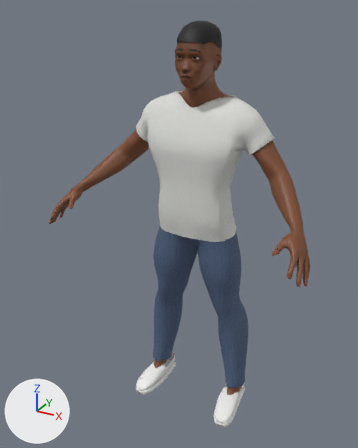
The glTF model client/public/assets/characters/prototype/awd_male_prototype_lod0.glb, before and after one commit.
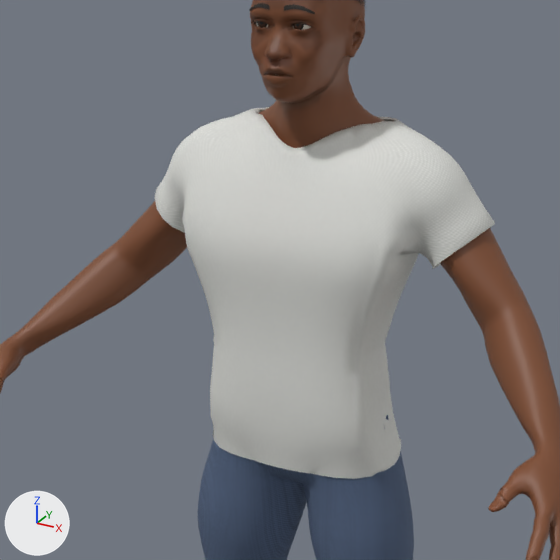
Each version is shown whole from a 50 mm lens placed at (0.909, -1.863, 1.817), pointed at (-0.043, -0.133, 0.951), then close up on the part from 20% to 84% of the width and 10% to 61% of the height. Lighting does not change. The marker at lower left points along +X, +Y and +Z. The older version's two pictures come first. Vertices at exactly the same position are counted once.

The older version as bpy lines, for what is in view:
```python
me_awd_body_male_lod0 = bpy.data.meshes.new('AWD_Body_male_lod0')
me_awd_body_male_lod0.from_pydata(...)  # 8610 vertices, 17024 faces; spans x -0.58..0.58, y -0.4..0.05, z 0.07..1.76
me_awd_body_male_lod0.materials.append(mat_awd_skin)
me_awd_bottom_jeans_lod0 = bpy.data.meshes.new('AWD_Bottom_jeans_lod0')
me_awd_bottom_jeans_lod0.from_pydata(...)  # 1417 vertices, 2748 faces; spans x -0.258..0.258, y -0.144..0.107, z 0.103..0.988
me_awd_bottom_jeans_lod0.materials.append(mat_awd_fabric_denim)
me_awd_top_tee_lod0 = bpy.data.meshes.new('AWD_Top_tee_lod0')
me_awd_top_tee_lod0.from_pydata(...)  # 1957 vertices, 3776 faces; spans x -0.311..0.311, y -0.163..0.11, z 0.896..1.489
me_awd_top_tee_lod0.materials.append(mat_awd_fabric_tee)
ob_awd_body_male_lod0 = bpy.data.objects.new('AWD_Body_male_lod0', me_awd_body_male_lod0)
ob_awd_body_male_lod0.location = (0.0, 0.0, 0.0)
ob_awd_bottom_jeans_lod0 = bpy.data.objects.new('AWD_Bottom_jeans_lod0', me_awd_bottom_jeans_lod0)
ob_awd_bottom_jeans_lod0.location = (0.0, 0.0, 0.0)
ob_awd_top_tee_lod0 = bpy.data.objects.new('AWD_Top_tee_lod0', me_awd_top_tee_lod0)
ob_awd_top_tee_lod0.location = (0.0, 0.0, 0.0)
```
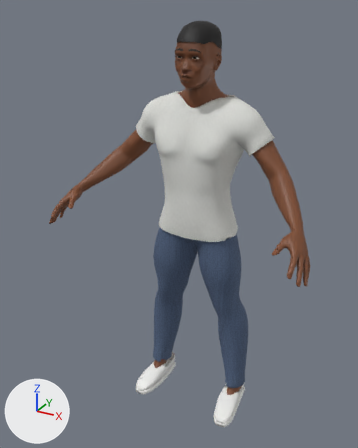
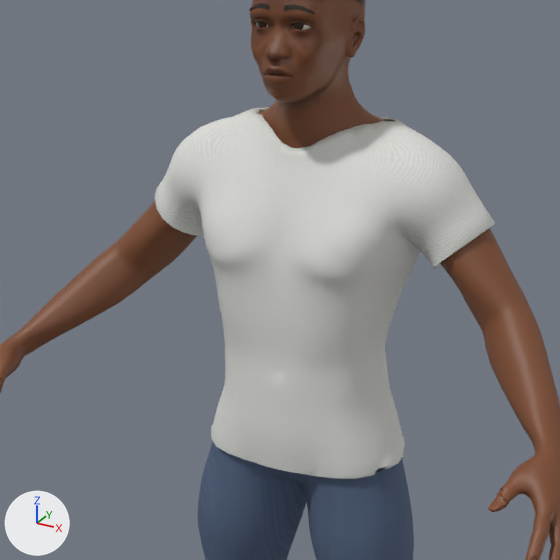
Changed parts and their boxes [x1, y1, x2, y2] in the close-ups (560 x 560 px; the box of a moved part takes in the faces that stretch with it):
part 1 of me_awd_top_tee_lod0, moved or reshaped: before [170, 111, 449, 476]; after [171, 111, 449, 477]
part 2 of me_awd_top_tee_lod0, surface changed: [184, 120, 420, 479] in both

Patch to the scene script:
```diff
--- a/client/public/assets/characters/prototype/awd_male_prototype_lod0.glb.py
+++ b/client/public/assets/characters/prototype/awd_male_prototype_lod0.glb.py
@@ me_awd_top_tee_lod0 @@
 # used by ob_awd_top_tee_lod0; location = (0.0, 0.0, 0.0)
-me_awd_top_tee_lod0.from_pydata(...)  # 1957 vertices, 3776 faces; spans x -0.311..0.311, y -0.163..0.11, z 0.896..1.489
+me_awd_top_tee_lod0.from_pydata(...)  # 1957 vertices, 3776 faces; spans x -0.311..0.311, y -0.166..0.117, z 0.896..1.489
+# me_awd_top_tee_lod0 part 1: 1234 of 1957 vertices moved; they spanned x -0.23..0.23, y -0.163..0.11, z 0.896..1.484 and now span x -0.23..0.23, y -0.166..0.117, z 0.896..1.483; mean shift (0.0, 0.013, 0.0); largest move (-0.182, -0.143, 1.284) -> (-0.185, -0.054, 1.283)
+# me_awd_top_tee_lod0 part 2: 1440 kept faces spanning x -0.215..0.215, y -0.164..0.117, z 0.896..1.483 get new texture (UV) coordinates
 me_awd_top_tee_lod0.materials.append(mat_awd_fabric_tee)
```
